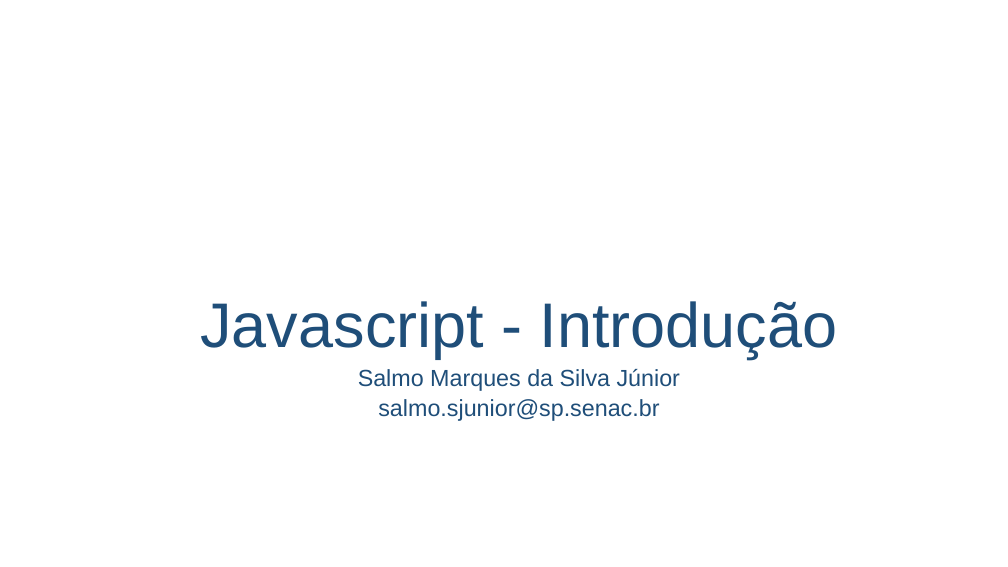
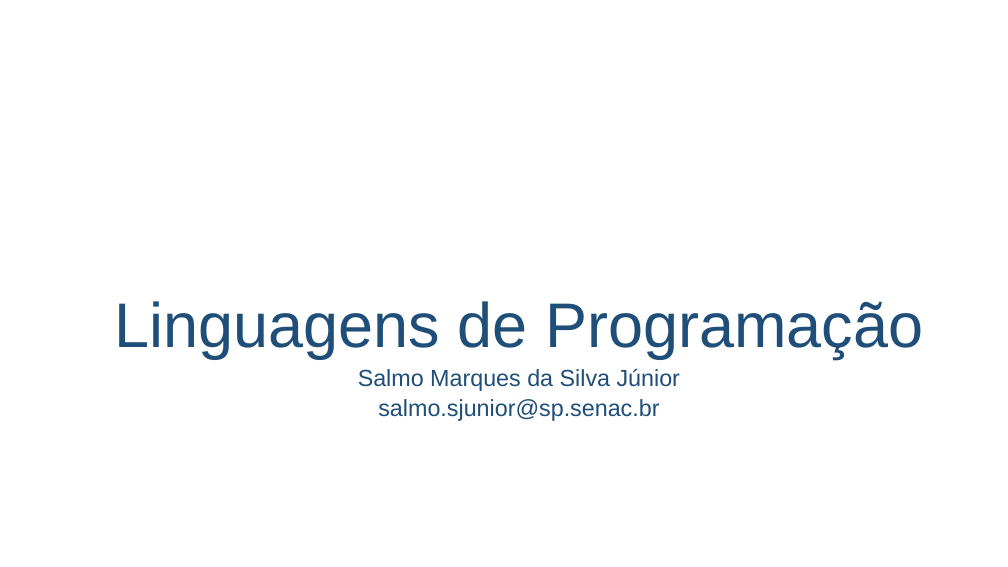
Before and after one commit to salmo-jr/public-slides, a slide deck: slide 1 of javascript-introducao.pptx. Drawn at 1008x567 pixels with LibreOffice and Linux fonts; fonts in the diff are those of the drawing; background and template pictures are left out. Boxes give left, top, right and bottom in pixels: in the first picture for what was removed or moved away, otherwise in the second. Text is boxed around its words. In the diff, an @@ line names an element or a change of style, - is before the commit and + after.

```diff
--- a/javascript-introducao.pptx
+++ b/javascript-introducao.pptx
@@ title at <box>115,301,923,358</box>: text changed @@
-Javascript - Introdução
+Linguagens de Programação
```
Also in this commit, not shown: 2 other slides changed, 8 slides added, 43 slides removed.
